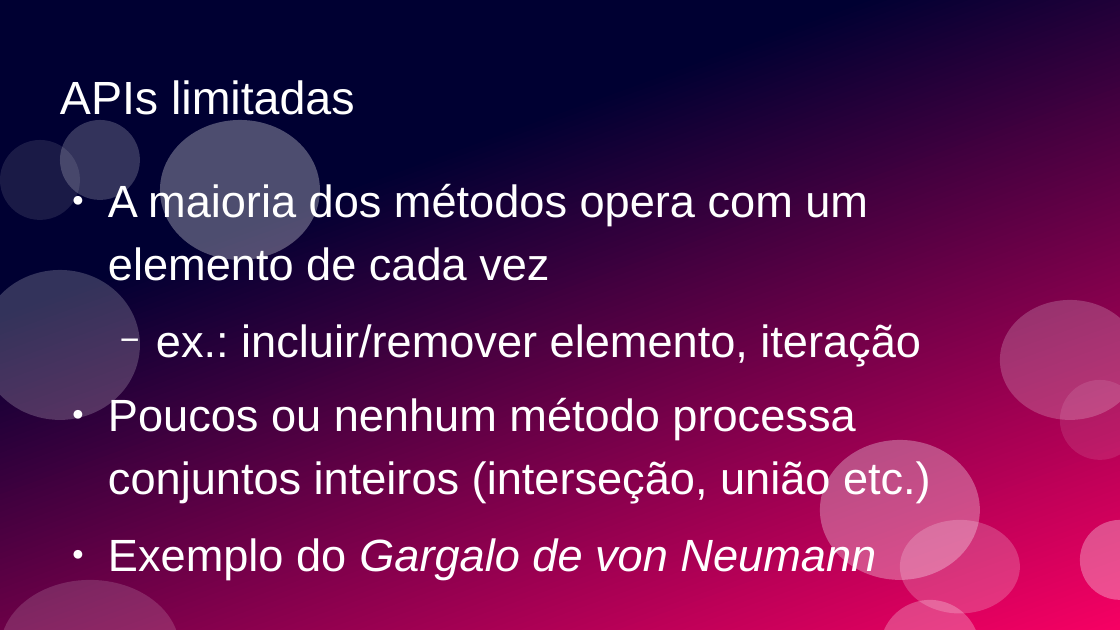
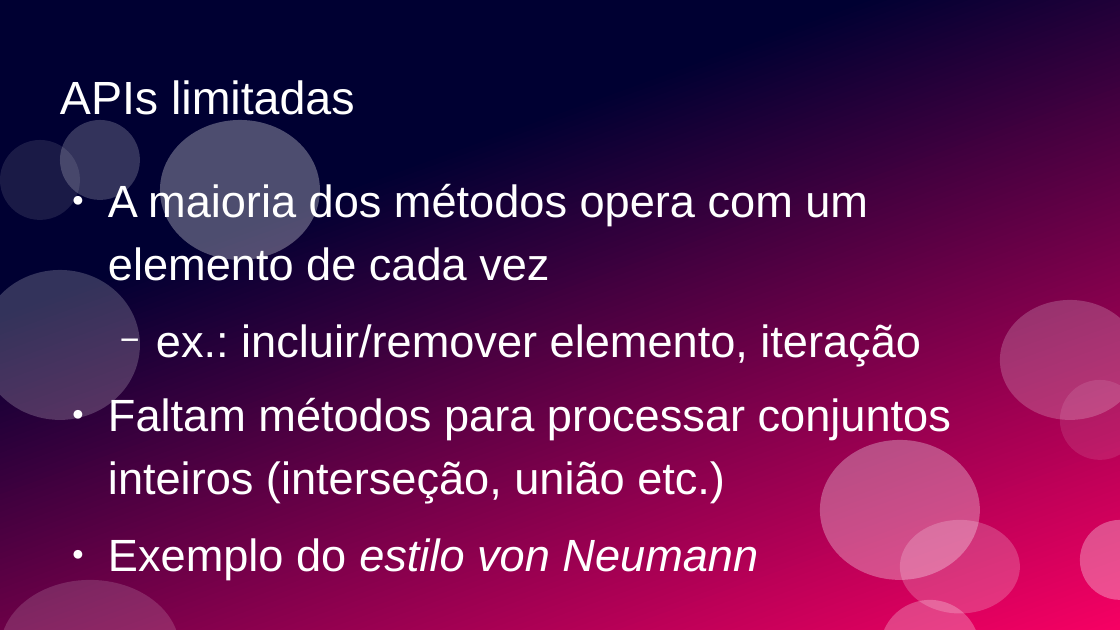
Before and after one commit to ramalho/sets-in-go, a slide deck: slide 40 of conj-em-go1_28.odp. Drawn at 1120x630 pixels with LibreOffice and Linux fonts; fonts in the diff are those of the drawing. Boxes give left, top, right and bottom in pixels: in the first picture for what was removed or moved away, otherwise in the second. Text is boxed around its words. In the diff, an @@ line names an element or a change of style, - is before the commit and + after.

```diff
--- a/conj-em-go1_28.odp
+++ b/conj-em-go1_28.odp
@@ text at (108,396,951,579): text changed @@
-● Poucos ou nenhum método processa conjuntos inteiros (interseção, união etc.)
-● Exemplo do Gargalo de von Neumann
+● Faltam métodos para processar conjuntos inteiros (interseção, união etc.)
+● Exemplo do estilo von Neumann
```
Also in this commit, not shown: 2 other slides changed, 2 slides added, 1 slide removed, 1 other file.
